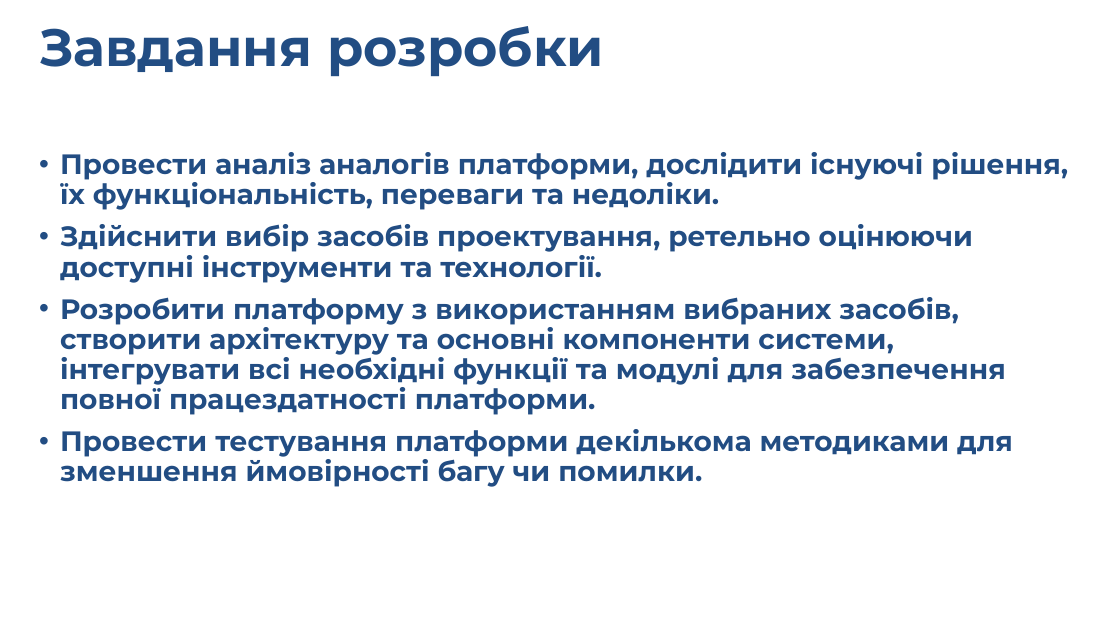
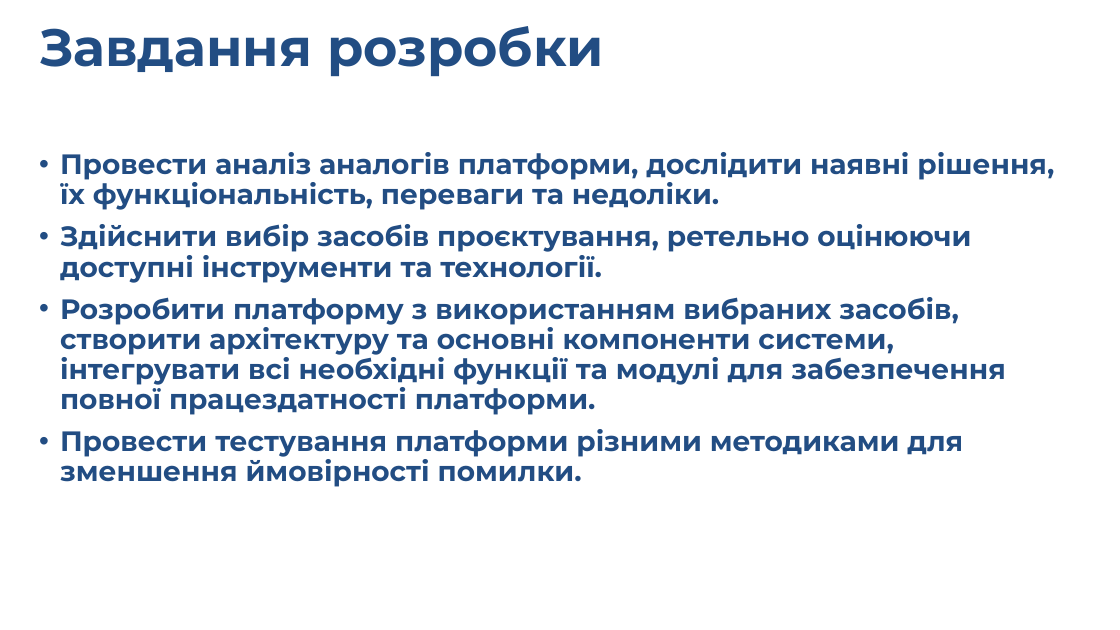
Before and after one commit to AlexandrVerbovskiy/test_dyplome, a slide deck: slide 4 of записка/презентація.pptx. Drawn at 1120x630 pixels with LibreOffice and Linux fonts; fonts in the diff are those of the drawing; background and template pictures are left out. Boxes give left, top, right and bottom in pixels: in the first picture for what was removed or moved away, otherwise in the second. Text is boxed around its words. In the diff, an @@ line names an element or a change of style, - is before the commit and + after.

```diff
--- a/записка/презентація.pptx
+++ b/записка/презентація.pptx
@@ text at (x1=60, y1=152, x2=1054, y2=283): text changed @@
-• Провести аналіз аналогів платформи, дослідити існуючі рішення, їх функціональність, переваги та недоліки.
-• Здійснити вибір засобів проектування, ретельно оцінюючи доступні інструменти та технології.
+• Провести аналіз аналогів платформи, дослідити наявні рішення, їх функціональність, переваги та недоліки.
+• Здійснити вибір засобів проєктування, ретельно оцінюючи доступні інструменти та технології.
@@ text at (x1=60, y1=429, x2=963, y2=487): text changed @@
-• Провести тестування платформи декількома методиками для зменшення ймовірності багу чи помилки.
+• Провести тестування платформи різними методиками для зменшення ймовірності помилки.
```
Also in this commit, not shown: 5 other slides changed, 4 slides added, 19 other files.
